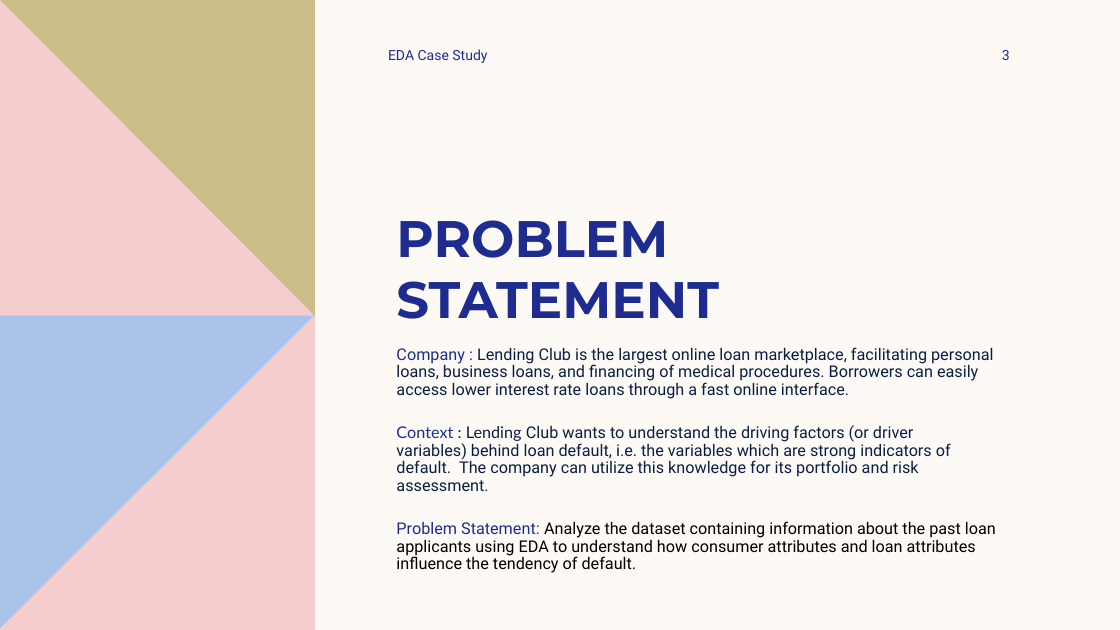
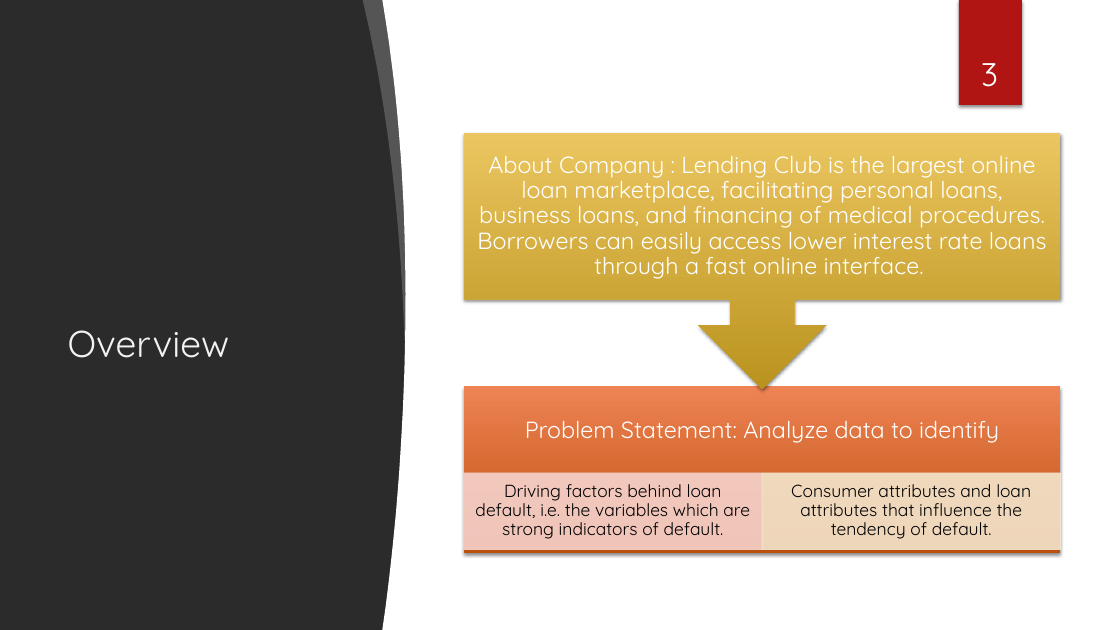
Before and after one commit to asthaa29/lendingcasestudy, a slide deck: slide 3 of EDA Case Study.pptx. Drawn at 1120x630 pixels with LibreOffice and Linux fonts; fonts in the diff are those of the drawing; background and template pictures are left out; a plain dark background stands for a picture behind light text. Boxes give left, top, right and bottom in pixels: in the first picture for what was removed or moved away, otherwise in the second. Text is boxed around its words. In the diff, an @@ line names an element or a change of style, - is before the commit and + after.

```diff
--- a/EDA Case Study.pptx
+++ b/EDA Case Study.pptx
@@ background #FDFAF6 to picture (left out) @@
@@ freeform shape removed at bbox=[0, 0, 314, 316] @@
@@ freeform shape removed at bbox=[0, 0, 314, 316] @@
@@ freeform shape added at bbox=[363, 0, 414, 341], fill #FFFFFF at 20% opacity @@
@@ freeform shape added at bbox=[382, 0, 1120, 630], fill #FFFFFF @@
@@ page number: place and size @@
-page number at bbox=[1002, 50, 1010, 60]
+page number at bbox=[981, 63, 998, 87]
@@ page number at bbox=[981, 63, 998, 87]: size 12 to 28 pt, font Roboto to Quicksand, text colour #1F2C8F to #FFFFFF; alignment right to centre; more space between paragraphs; vertical alignment middle to bottom @@
@@ rectangle added at bbox=[959, 0, 1022, 105], fill #B01513 @@
@@ text removed at bbox=[388, 49, 487, 63] @@
-EDA Case Study
@@ group added at bbox=[464, 134, 1060, 553]: 4 texts, 3 rectangles, 1 up arrow callout @@
+Problem Statement: Analyze data to identify
+Driving factors behind loan default, i.e. the variables which are strong indicators of default.
+Consumer attributes and loan attributes that influence the tendency of default.
+About Company : Lending Club is the largest online loan marketplace, facilitating personal loans, business loans, and financing of medical procedures. Borrowers can easily access lower interest rate loans through a fast online interface.
@@ ellipse added at bbox=[791, 154, 1049, 413], fill gradient #F3F3F3 @@
@@ title removed at bbox=[396, 220, 719, 319] @@
-PROBLEM STATEMENT
@@ freeform shape removed at bbox=[0, 315, 315, 630] @@
@@ freeform shape removed at bbox=[0, 315, 315, 630] @@
@@ title added at bbox=[68, 330, 230, 358], 32 pt, text #F2F2F2 @@
+Overview
@@ text removed at bbox=[396, 347, 996, 573] @@
-Company : Lending Club is the largest online loan marketplace, facilitating personal loans, business loans, and financing of medical procedures. Borrowers can easily access lower interest rate loans through a fast online interface.
-Context : Lending Club wants to understand the driving factors (or driver variables) behind loan default, i.e. the variables which are strong indicators of default. The company can utilize this knowledge for its portfolio and risk assessment.
-Problem Statement: Analyze the dataset containing information about the past loan applicants using EDA to understand how consumer attributes and loan attributes influence the tendency of default.
```
Also in this commit, not shown: 12 other slides changed.
